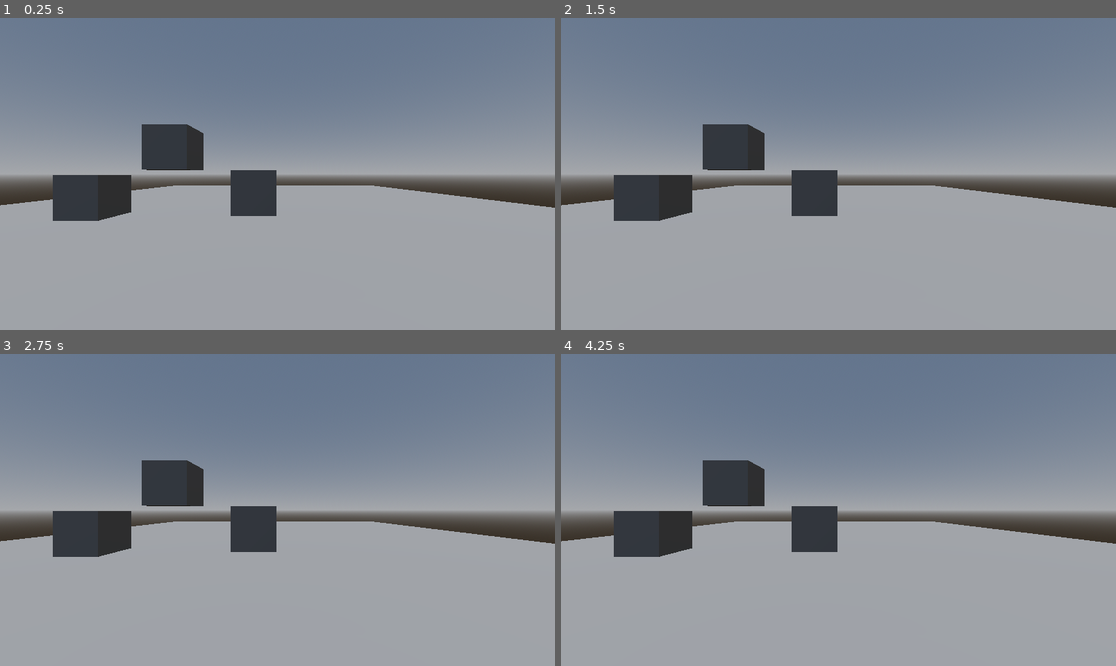
Above: before the commit, frames 1-4 (two rows, left to right).
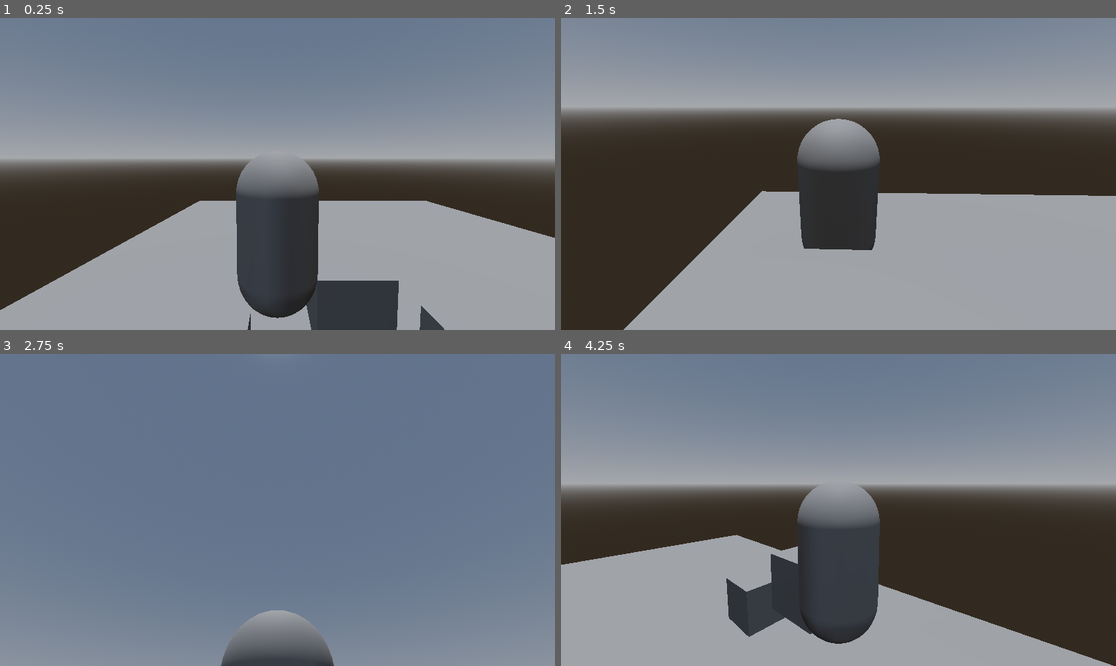
Above: after the commit, the same moments.

Repository: JuanLoaiza007/taller-2-videojuegos
Game: Godot game, scene res://main/main.tscn
Two runs of this game, one before a commit and one after it. Both use one fixed random seed, a clock stepped at 60 frames per second and the inputs below.
Inputs (mouse positions are in pixels of both pictures, inside the frame that each line leads up to):
- Up to frame 1 (0.25 s): no input
- Up to frame 2 (1.5 s): tap Enter (ui_accept) at 0.5, 0.77, 1.07 s; move the mouse to (960, 158) at 0.52 s; tap A (KEY_A, bound only after the commit) at 0.6 s; tap D (KEY_D, bound only after the commit) at 0.8, 1.35 s; move the mouse to (727, 189) at 1.27 s
- Up to frame 3 (2.75 s): tap Enter (ui_accept) at 1.52, 1.82 s; tap S (KEY_S, bound only after the commit) at 1.55, 2.1 s; move the mouse to (333, 441) at 2.02 s; tap W (KEY_W, bound only after the commit) at 2.3 s
- Up to frame 4 (4.25 s): tap Enter (ui_accept) at 2.75, 3.02, 3.05, 3.32, 3.6, 3.77, 4.07 s; move the mouse to (810, 572) at 2.77 s; tap W (KEY_W, bound only after the commit) at 2.85 s; move the mouse to (1005, 556) at 3.52 s; tap A (KEY_A, bound only after the commit) at 3.8 s

The runs differ from the first frame. In frame 1, 26% of the frame differs, in the area x 0-100%, y 34-100%; in frame 2, 53%; in frame 3, 67%, in the area x 0-100%, y 26-100%; in frame 4, 35%.

Commit message:
feat: implement basic player movement and camera

Diff:
--- /dev/null
+++ b/characters/player/player.gd
@@ -0,0 +1,42 @@
+extends CharacterBody3D
+
+
+const SPEED = 5.0
+const JUMP_VELOCITY = 4.5
+const CAMERA_SENSIBILITY = 0.4
+
+@onready var camera = $CameraPivot
+
+func _ready() -> void:
+	add_to_group("player")
+	Input.mouse_mode = Input.MOUSE_MODE_CAPTURED
+
+func _physics_process(delta: float) -> void:
+	movement(delta)
+	move_and_slide()
+
+func _input(event: InputEvent) -> void:
+	if event is InputEventMouseMotion:
+		rotate_y(deg_to_rad(-event.relative.x * CAMERA_SENSIBILITY)) # X: on the screen horizontal
+		camera.rotate_x(deg_to_rad(-event.relative.y * CAMERA_SENSIBILITY)) # Y: on the screen vertical
+		camera.rotation.x = clamp(camera.rotation.x, deg_to_rad(-20), deg_to_rad(45)) # Prevent complete flip
+
+func movement(delta: float) -> void:
+  	# Add the gravity.
+	if not is_on_floor():
+		velocity += get_gravity() * delta
+
+	# Handle jump.
+	if Input.is_action_just_pressed("ui_accept") and is_on_floor():
+		velocity.y = JUMP_VELOCITY
+
+	# Get the input direction and handle the movement/deceleration.
+	# As good practice, you should replace UI actions with custom gameplay actions.
+	var input_dir := Input.get_vector("KEY_A", "KEY_D", "KEY_W", "KEY_S")
+	var direction := (transform.basis * Vector3(input_dir.x, 0, input_dir.y)).normalized()
+	if direction:
+		velocity.x = direction.x * SPEED
+		velocity.z = direction.z * SPEED
+	else:
+		velocity.x = move_toward(velocity.x, 0, SPEED)
+		velocity.z = move_toward(velocity.z, 0, SPEED)
--- /dev/null
+++ b/characters/player/player.tscn
@@ -0,0 +1,25 @@
+[gd_scene load_steps=4 format=3 uid="uid://c5snqxgqbp4s1"]
+
+[ext_resource type="Script" uid="uid://ctg1tgpaid81w" path="res://characters/player/player.gd" id="1_508ok"]
+
+[sub_resource type="CapsuleMesh" id="CapsuleMesh_b886q"]
+
+[sub_resource type="CapsuleShape3D" id="CapsuleShape3D_b886q"]
+
+[node name="Player" type="CharacterBody3D"]
+script = ExtResource("1_508ok")
+
+[node name="MeshInstance3D" type="MeshInstance3D" parent="."]
+mesh = SubResource("CapsuleMesh_b886q")
+
+[node name="CollisionShape3D" type="CollisionShape3D" parent="."]
+shape = SubResource("CapsuleShape3D_b886q")
+
+[node name="CameraPivot" type="Node3D" parent="."]
+transform = Transform3D(1, 0, 0, 0, 0.99739313, 0.072158955, 0, -0.072158955, 0.99739313, 0, 0.84293646, 1.686846)
+
+[node name="SpringArm3D" type="SpringArm3D" parent="CameraPivot"]
+
+[node name="Camera3D" type="Camera3D" parent="CameraPivot/SpringArm3D"]
+transform = Transform3D(1, 0, 0, 0, 1, 0, 0, 0, 1, 0, 0.20549953, 0.014867306)
+fov = 70.57327
--- a/game_world/level_0.tscn
+++ b/game_world/level_0.tscn
@@ -1,4 +1,6 @@
-[gd_scene load_steps=8 format=3 uid="uid://sieg4dkst1g0"]
+[gd_scene load_steps=12 format=3 uid="uid://sieg4dkst1g0"]
+
+[ext_resource type="PackedScene" uid="uid://c5snqxgqbp4s1" path="res://characters/player/player.tscn" id="1_om2l8"]
 
 [sub_resource type="BoxMesh" id="BoxMesh_rmpoy"]
 size = Vector3(20, 1, 20)
@@ -6,9 +8,18 @@
 [sub_resource type="ConvexPolygonShape3D" id="ConvexPolygonShape3D_om2l8"]
 points = PackedVector3Array(-0.5, -0.5, -0.5, 0.5, 0.5, 0.5, 0.5, -0.5, 0.5, 0.5, 0.5, -0.5, -0.5, 0.5, 0.5, 0.5, -0.5, -0.5, -0.5, -0.5, 0.5, -0.5, 0.5, -0.5)
 
+[sub_resource type="ConvexPolygonShape3D" id="ConvexPolygonShape3D_82c7f"]
+points = PackedVector3Array(10.158731, 0.61111104, 10.154754, -10.158731, -0.65873015, -10.154754, -10.158731, -0.65873015, 10.154754, -10.158731, 0.61111104, -10.154754, 10.158731, -0.65873015, -10.154754, -10.158731, 0.61111104, 10.154754, 10.158731, -0.65873015, 10.154754, 10.158731, 0.61111104, -10.154754)
+
 [sub_resource type="BoxMesh" id="BoxMesh_om2l8"]
 
 [sub_resource type="ConvexPolygonShape3D" id="ConvexPolygonShape3D_7vd3r"]
+points = PackedVector3Array(-0.5, -0.5, -0.5, 0.5, 0.5, 0.5, 0.5, -0.5, 0.5, 0.5, 0.5, -0.5, -0.5, 0.5, 0.5, 0.5, -0.5, -0.5, -0.5, -0.5, 0.5, -0.5, 0.5, -0.5)
+
+[sub_resource type="ConvexPolygonShape3D" id="ConvexPolygonShape3D_d8hww"]
+points = PackedVector3Array(-0.5, -0.5, -0.5, 0.5, 0.5, 0.5, 0.5, -0.5, 0.5, 0.5, 0.5, -0.5, -0.5, 0.5, 0.5, 0.5, -0.5, -0.5, -0.5, -0.5, 0.5, -0.5, 0.5, -0.5)
+
+[sub_resource type="ConvexPolygonShape3D" id="ConvexPolygonShape3D_b8hfu"]
 points = PackedVector3Array(-0.5, -0.5, -0.5, 0.5, 0.5, 0.5, 0.5, -0.5, 0.5, 0.5, 0.5, -0.5, -0.5, 0.5, 0.5, 0.5, -0.5, -0.5, -0.5, -0.5, 0.5, -0.5, 0.5, -0.5)
 
 [sub_resource type="ProceduralSkyMaterial" id="ProceduralSkyMaterial_rmpoy"]
@@ -31,6 +42,11 @@
 [node name="CollisionShape3D" type="CollisionShape3D" parent="Platform/StaticBody3D"]
 shape = SubResource("ConvexPolygonShape3D_om2l8")
 
+[node name="StaticBody3D2" type="StaticBody3D" parent="Platform"]
+
+[node name="CollisionShape3D" type="CollisionShape3D" parent="Platform/StaticBody3D2"]
+shape = SubResource("ConvexPolygonShape3D_82c7f")
+
 [node name="Cube1" type="MeshInstance3D" parent="."]
 transform = Transform3D(1, 0, 0, 0, 1, 0, 0, 0, 1, -4.0717297, 1.1420643, 6.106904)
 mesh = SubResource("BoxMesh_om2l8")
@@ -44,15 +60,25 @@
 transform = Transform3D(1, 0, 0, 0, 1, 0, 0, 0, 1, -2.1190066, 2.2666867, 6.106904)
 mesh = SubResource("BoxMesh_om2l8")
 
+[node name="StaticBody3D" type="StaticBody3D" parent="Cube2"]
+
+[node name="CollisionShape3D" type="CollisionShape3D" parent="Cube2/StaticBody3D"]
+shape = SubResource("ConvexPolygonShape3D_d8hww")
+
 [node name="Cube3" type="MeshInstance3D" parent="."]
 transform = Transform3D(1, 0, 0, 0, 1, 0, 0, 0, 1, -0.1499815, 1.2499936, 6.106904)
 mesh = SubResource("BoxMesh_om2l8")
 
-[node name="Camera3D" type="Camera3D" parent="."]
-transform = Transform3D(1, 0, 0, 0, 1, 0, 0, 0, 1, 0.3752625, 1.6715918, 11.082339)
+[node name="StaticBody3D" type="StaticBody3D" parent="Cube3"]
+
+[node name="CollisionShape3D" type="CollisionShape3D" parent="Cube3/StaticBody3D"]
+shape = SubResource("ConvexPolygonShape3D_b8hfu")
 
 [node name="WorldEnvironment" type="WorldEnvironment" parent="."]
 environment = SubResource("Environment_7vd3r")
 
 [node name="DirectionalLight3D" type="DirectionalLight3D" parent="."]
 transform = Transform3D(1, 0, 0, 0, -4.371139e-08, 1, 0, -1, -4.371139e-08, 0, 6.664656, 0)
+
+[node name="Player" parent="." instance=ExtResource("1_om2l8")]
+transform = Transform3D(1, 0, 0, 0, 1, 0, 0, 0, 1, -2.8569164, 3.4591036, 6.533512)
--- a/project.godot
+++ b/project.godot
@@ -15,6 +15,29 @@
 config/features=PackedStringArray("4.5", "GL Compatibility")
 config/icon="res://icon.svg"
 
+[input]
+
+KEY_W={
+"deadzone": 0.2,
+"events": [Object(InputEventKey,"resource_local_to_scene":false,"resource_name":"","device":-1,"window_id":0,"alt_pressed":false,"shift_pressed":false,"ctrl_pressed":false,"meta_pressed":false,"pressed":false,"keycode":0,"physical_keycode":87,"key_label":0,"unicode":87,"location":0,"echo":false,"script":null)
+]
+}
+KEY_A={
+"deadzone": 0.2,
+"events": [Object(InputEventKey,"resource_local_to_scene":false,"resource_name":"","device":-1,"window_id":0,"alt_pressed":false,"shift_pressed":false,"ctrl_pressed":false,"meta_pressed":false,"pressed":false,"keycode":0,"physical_keycode":65,"key_label":0,"unicode":65,"location":0,"echo":false,"script":null)
+]
+}
+KEY_S={
+"deadzone": 0.2,
+"events": [Object(InputEventKey,"resource_local_to_scene":false,"resource_name":"","device":-1,"window_id":0,"alt_pressed":false,"shift_pressed":false,"ctrl_pressed":false,"meta_pressed":false,"pressed":false,"keycode":0,"physical_keycode":83,"key_label":0,"unicode":83,"location":0,"echo":false,"script":null)
+]
+}
+KEY_D={
+"deadzone": 0.2,
+"events": [Object(InputEventKey,"resource_local_to_scene":false,"resource_name":"","device":-1,"window_id":0,"alt_pressed":false,"shift_pressed":false,"ctrl_pressed":false,"meta_pressed":false,"pressed":false,"keycode":0,"physical_keycode":68,"key_label":0,"unicode":68,"location":0,"echo":false,"script":null)
+]
+}
+
 [rendering]
 
 renderer/rendering_method="gl_compatibility"
